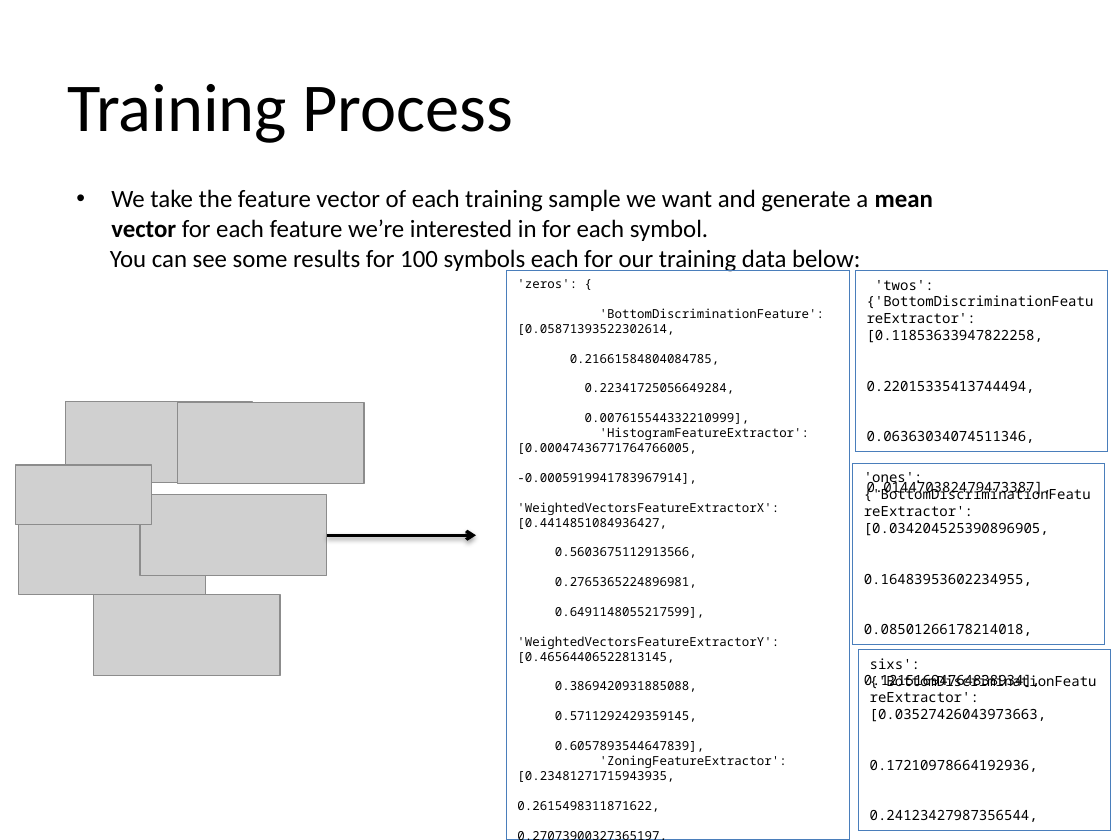
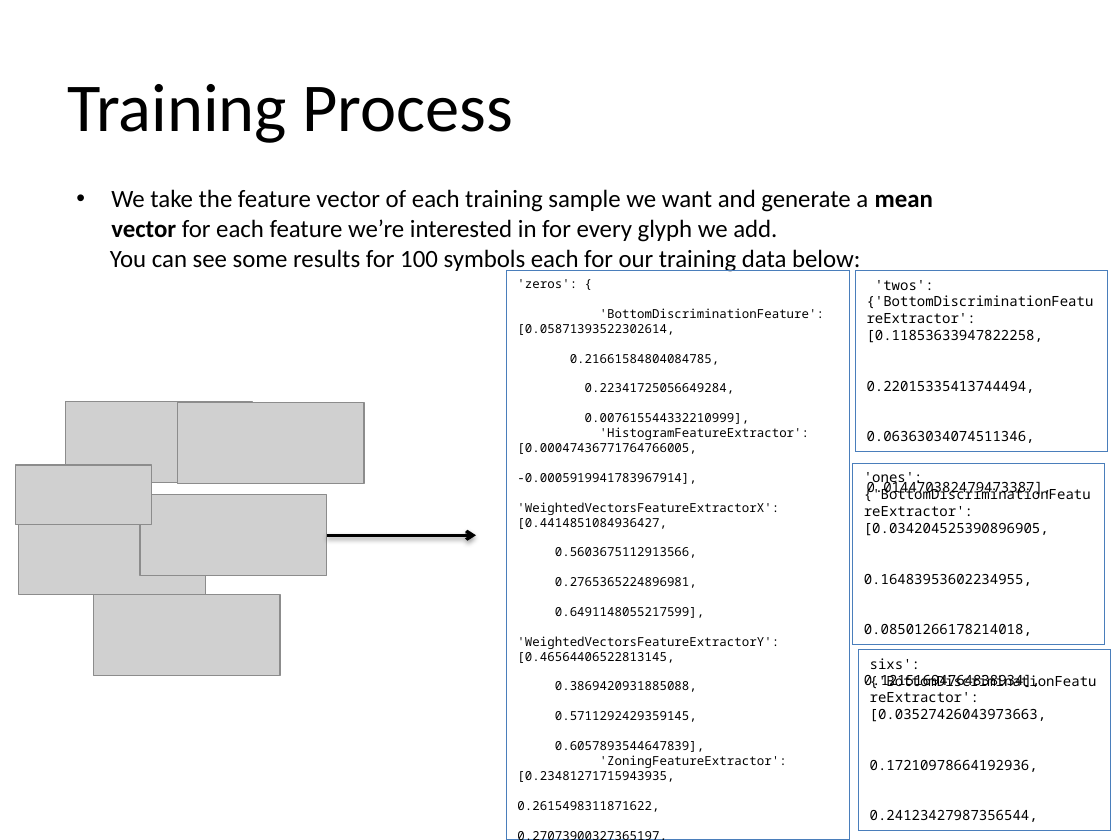
Before and after one commit to hilts-vaughan/cp467, a slide deck: slide 7 of Mean Vector Clustering w.pptx. Drawn at 1120x840 pixels with LibreOffice and Linux fonts; fonts in the diff are those of the drawing; grey boxes stand for pictures. Boxes give left, top, right and bottom in pixels: in the first picture for what was removed or moved away, otherwise in the second. Text is boxed around its words. In the diff, an @@ line names an element or a change of style, - is before the commit and + after.

Commit message:
Mean proof read

```diff
--- a/Mean Vector Clustering w.pptx
+++ b/Mean Vector Clustering w.pptx
@@ text at <box>111,189,933,242</box>: text changed @@
-• We take the feature vector of each training sample we want and generate a mean vector for each feature we’re interested in for each symbol.
+• We take the feature vector of each training sample we want and generate a mean vector for each feature we’re interested in for every glyph we add.
```
Also in this commit, not shown: 4 other slides changed.
